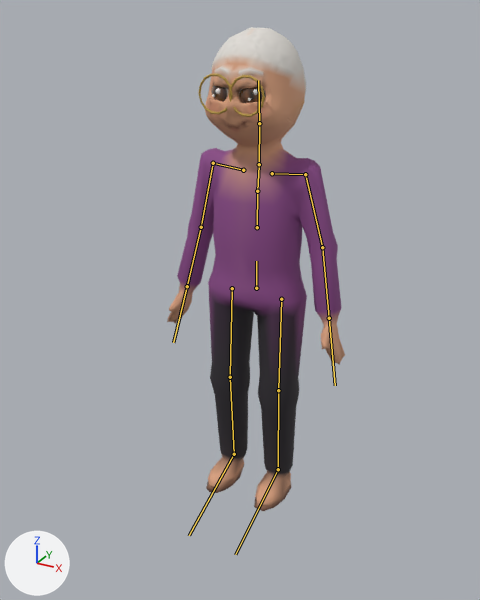
The glTF model assets/models/nguoi/basau.glb, before and after one commit.
Both versions are drawn from a camera (50 mm lens) standing at (0.851, -1.651, 1.493) and looking at (0.015, -0.131, 0.733). Every picture has the same lights, and +X, +Y and +Z are marked at lower left. The picture after the commit comes second. The bones that bend it are drawn over the model as lines.

Names of what the first picture shows: 'Nguoi_basau'.
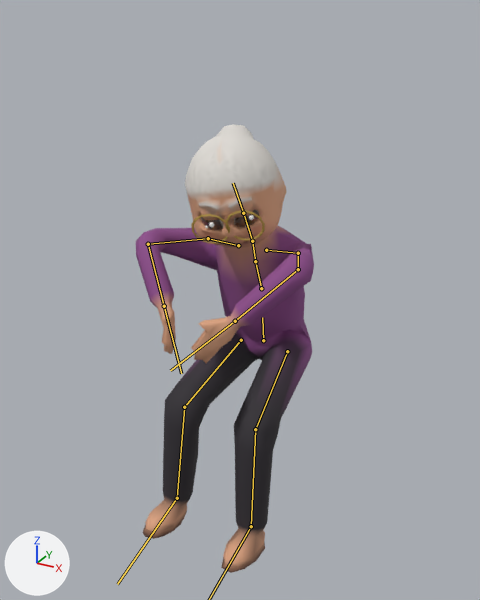
The newer file adds an action. The first version stands in its rest pose; the second is drawn at frame 1 of the action 'chup_chung'.

Changed parts and their boxes (x1, y1, x2, y2) in the pictures (480 x 600 px):
'Nguoi_basau', posed (7% shorter)
    before: (167, 27, 345, 511)
    after: (136, 124, 314, 573)
bone 'hips', root to tip
    before: (256, 288) to (256, 261)
    after: (263, 340) to (262, 317)
bone 'spine', root to tip
    before: (257, 227) to (257, 191)
    after: (261, 288) to (255, 261)
bone 'chest', root to tip
    before: (257, 191) to (259, 165)
    after: (255, 261) to (252, 241)
bone 'upperarm.L', root to tip
    before: (305, 174) to (322, 247)
    after: (298, 253) to (298, 269)
bone 'forearm.L', root to tip
    before: (322, 247) to (329, 318)
    after: (298, 269) to (235, 321)
bone 'hand.L', root to tip
    before: (329, 318) to (335, 385)
    after: (235, 321) to (170, 370)
bone 'upperarm.R', root to tip
    before: (213, 163) to (201, 227)
    after: (208, 238) to (148, 244)
bone 'forearm.R', root to tip
    before: (201, 227) to (187, 286)
    after: (148, 244) to (164, 306)
bone 'hand.R', root to tip
    before: (187, 286) to (173, 342)
    after: (164, 306) to (181, 373)
bone 'neck', root to tip
    before: (259, 164) to (259, 123)
    after: (252, 241) to (243, 213)
bone 'head', root to tip
    before: (259, 123) to (258, 80)
    after: (243, 213) to (233, 183)
bone 'thigh.L', root to tip
    before: (281, 299) to (278, 390)
    after: (287, 351) to (255, 429)
bone 'shin.L', root to tip
    before: (278, 390) to (278, 469)
    after: (255, 429) to (251, 526)
bone 'thigh.R', root to tip
    before: (232, 288) to (230, 377)
    after: (241, 340) to (184, 407)
bone 'shin.R', root to tip
    before: (230, 377) to (234, 454)
    after: (184, 407) to (177, 498)
bone 'foot.R', root to tip
    before: (234, 454) to (189, 535)
    after: (177, 498) to (117, 584)

What the commit changed:
Bone 'hips' (bone_hips) moves from (0.0, 0.0, 0.0) to (0.0, -0.202, -0.054).
Bone 'hips' (bone_hips) turns from (0, 0, 0) to (6, 0, 0) degrees about its own x, y and z.
Bone 'spine' (bone_spine) turns from (0, 0, 0) to (16, 0, 0) degrees about its own x, y and z.
Bone 'chest' (bone_chest) turns from (0, 0, 0) to (3, 2, 0) degrees about its own x, y and z.
Bone 'upperarm.L' (bone_upperarm_l) turns from (0, 0, 0) to (-90, -42, -42) degrees about its own x, y and z.
Bone 'forearm.L' (bone_forearm_l) turns from (0, 0, 0) to (-18, 12, 66) degrees about its own x, y and z.
Bone 'hand.L' (bone_hand_l) turns from (0, 0, 0) to (-2, -60, 0) degrees about its own x, y and z.
Bone 'upperarm.R' (bone_upperarm_r) turns from (0, 0, 0) to (-90, 42, 42) degrees about its own x, y and z.
Bone 'forearm.R' (bone_forearm_r) turns from (0, 0, 0) to (-18, -12, -66) degrees about its own x, y and z.
Bone 'hand.R' (bone_hand_r) turns from (0, 0, 0) to (-2, 60, 0) degrees about its own x, y and z.
Bone 'neck' (bone_neck) turns from (0, 0, 0) to (5, 3, 0) degrees about its own x, y and z.
Bone 'head' (bone_head) turns from (0, 0, 0) to (-4, 14, -1) degrees about its own x, y and z.
Bone 'thigh.L' (bone_thigh_l) turns from (0, 0, 0) to (-73, -5, -7) degrees about its own x, y and z.
Bone 'shin.L' (bone_shin_l) turns from (0, 0, 0) to (55, -3, 6) degrees about its own x, y and z.
Bone 'foot.L' (bone_foot_l) turns from (0, 0, 0) to (-3, 0, -1) degrees about its own x, y and z.
Bone 'thigh.R' (bone_thigh_r) turns from (0, 0, 0) to (-73, 5, 7) degrees about its own x, y and z.
Bone 'shin.R' (bone_shin_r) turns from (0, 0, 0) to (55, 3, -6) degrees about its own x, y and z.
Bone 'foot.R' (bone_foot_r) turns from (0, 0, 0) to (-3, 0, 1) degrees about its own x, y and z.
